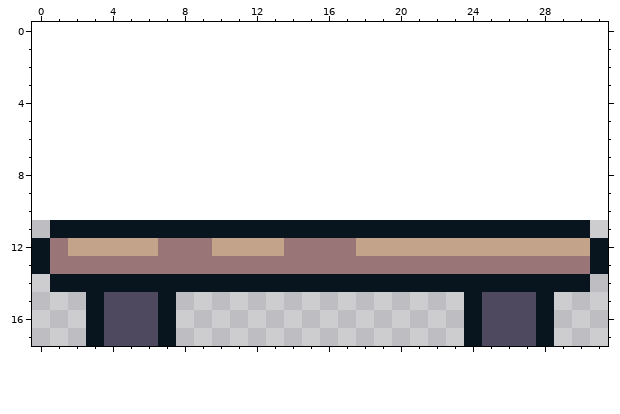
Pixel-art sprite: Unity/MiniJam121/Assets/Scenery/HOUSE/livingroomdesk.png. This is how it looked before the edit.
The file is 32x7 pixels. The old version is drawn lined up with the new one, on the new canvas.
The same view after the edit:
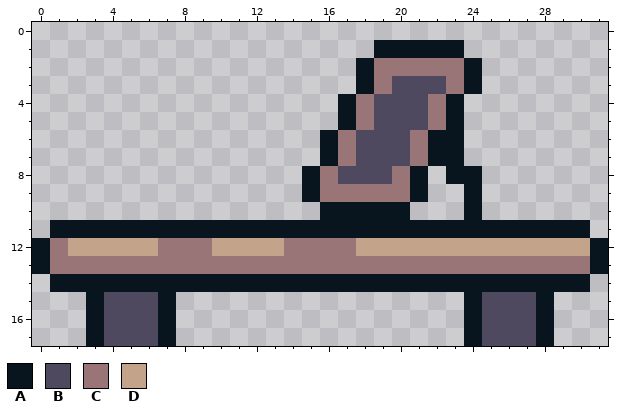
Palette (. is transparent): A #08141e  B #4e495f  C #997577  D #c3a38a
Changes in this commit:
canvas 32x7 -> 32x18, the old top-left corner now at 0,11
Colour A now appears in row 1 at x 19 to 23; in rows 2 to 3 at x 18 and 24; in rows 4 to 5 at x 17 and 23; in rows 6 to 7 at x 16 and 22 to 23; in row 8 at x 15, 21 and 23 to 24; in row 9 at x 15, 21 and 24.
Colour A now appears in row 10 at x 16 to 20 and 24.
Colour B now appears in row 3 at x 20 to 22; in rows 4 to 5 at x 19 to 21; in rows 6 to 7 at x 18 to 20; in row 8 at x 17 to 19.
Colour C now appears in row 2 at x 19 to 23; in row 3 at x 19 and 23; in rows 4 to 5 at x 18 and 22; in rows 6 to 7 at x 17 and 21; in row 8 at x 16 and 20; in row 9 at x 16 to 20.
Changed places in both pictures, as pixel boxes (x1, y1, x2, y2):
added: (302, 40, 482, 220)
